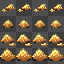
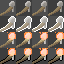
Layer changes from the first (64, 64) image to the second:
hid group "goldOnGround" (3 layers) over bbox(0, 3, 64, 61)
showed group "torch" (4 layers) over bbox(0, 1, 64, 64)
